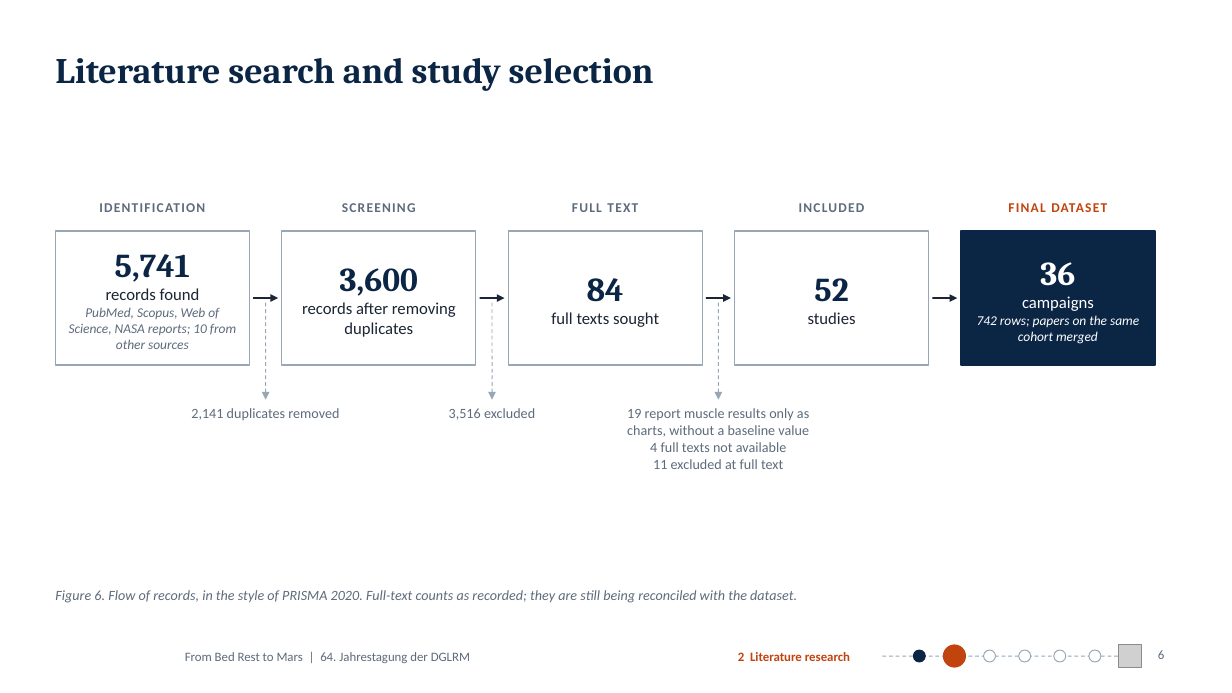
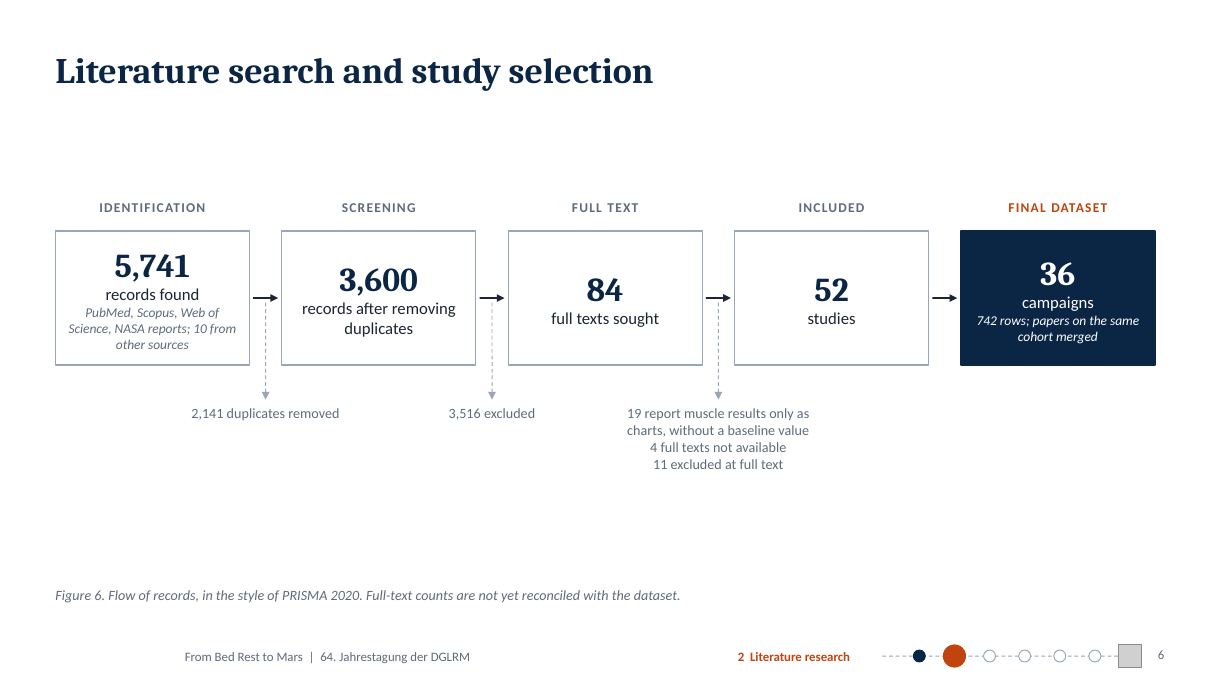
Before and after one commit to MiladBahariQaragoz/BedrestToMars, a slide deck: slide 6 of presentation/bed-rest-to-mars-talk.pptx. Drawn at 1232x693 pixels with LibreOffice and Linux fonts; fonts in the diff are those of the drawing; grey boxes stand for pictures; background and template pictures are left out. Boxes give left, top, right and bottom in pixels: in the first picture for what was removed or moved away, otherwise in the second. Text is boxed around its words. In the diff, an @@ line names an element or a change of style, - is before the commit and + after.

```diff
--- a/presentation/bed-rest-to-mars-talk.pptx
+++ b/presentation/bed-rest-to-mars-talk.pptx
@@ text at [55, 590, 681, 603]: text changed @@
-Figure 6. Flow of records, in the style of PRISMA 2020. Full-text counts as recorded; they are still being reconciled with the dataset.
+Figure 6. Flow of records, in the style of PRISMA 2020. Full-text counts are not yet reconciled with the dataset.
```
Also in this commit, not shown: 9 other slides changed, 2 other files.
